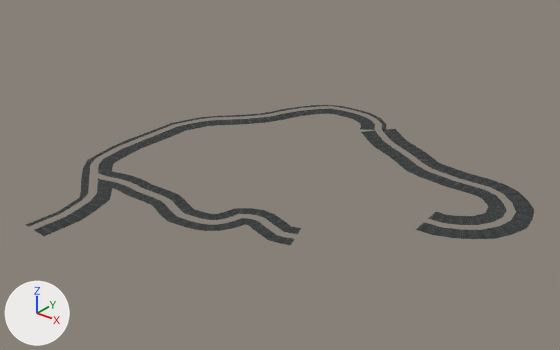
One commit to the glTF model missed-my-exit/Assets/New Models/Ground/Ground2Flat.glb: the scene before it, then after it.
Both versions are drawn from a 50 mm lens placed at (271.0, -542.0, 331.0), pointed at (-145.0, -23.0, 9.0). The lights are fixed; the arrows at lower left show +X, +Y and +Z. The older version comes first. Where no turn or scale is listed for an object, it has been applied to the vertices. Vertices at exactly the same position are counted once.

Names of what the first picture shows: 'Ground2Mesh'.
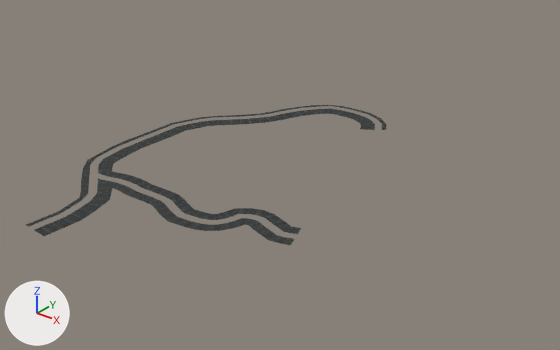
Boxes (x1, y1, x2, y2) around the edits, measured in the pictures (560 x 350 px):
'Ground2Mesh', reshaped (29% narrower)
    before: (26, 105, 534, 245)
    after: (26, 105, 386, 245)
part 1 of me_mesh_0, deleted
    before: (361, 131, 507, 225)
part 2 of me_mesh_0, deleted
    before: (382, 129, 534, 239)

Edits to the bpy script that builds the scene:
```text
Change me_mesh_0:
    used by ob_ground2mesh; location = (0.0, 0.0, 0.0)
    remove me_mesh_0.from_pydata(...)  # 781 vertices, 742 faces; spans x -339.0..74.0, y -224.0..187.0, z -1.0..0.0
    add me_mesh_0.from_pydata(...)  # 581 vertices, 545 faces; spans x -339.0..-67.0, y -224.0..187.0, z -1.0..0.0
    me_mesh_0 part 1: the loose piece of 101 vertices spanning x -154.0..49.0, y 5.0..145.0, z -1.0..0.0 is deleted
    me_mesh_0 part 2
    99 vertices are removed from x -137.0..74.0, y -19.0..163.0, z -1.0..0.0
    98 faces are deleted
```
